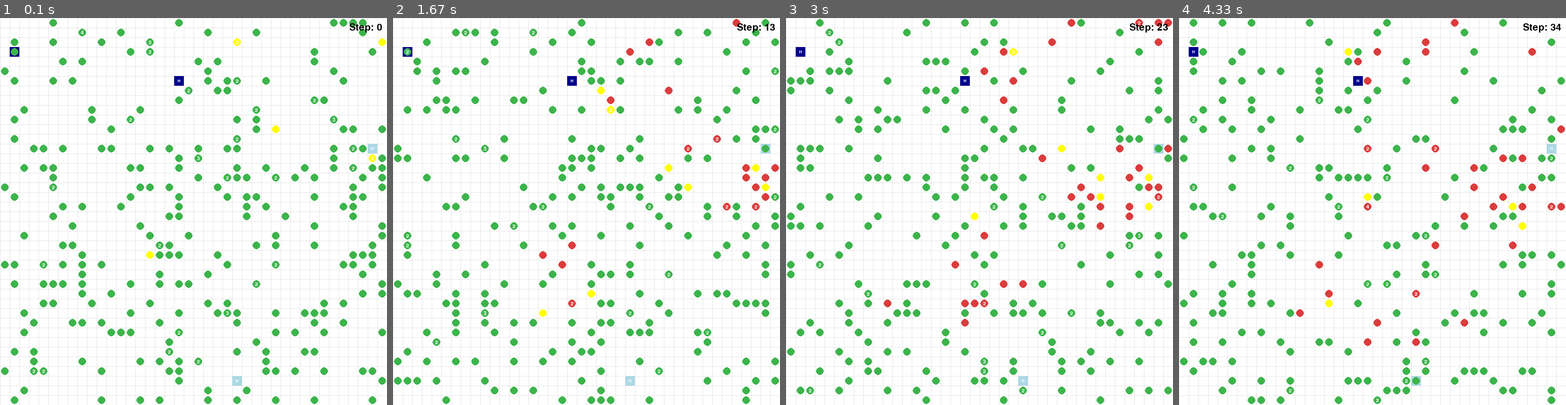
Above: before the commit, frames 1-4 (left to right).
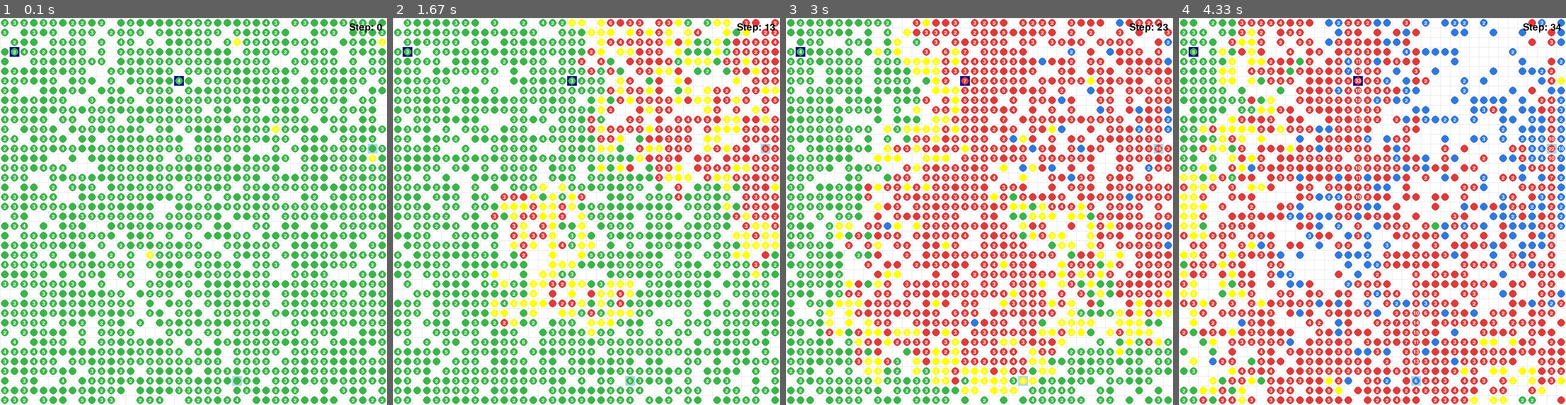
Above: after the commit, the same moments.

Repository: shaan101patel/Pandemic-Flu-Spread-Simulation
Game: pygame game, started from src/main.py
The game is run twice, just before and just after one commit, with the same random seed, the same clock (stepped at 60 frames per second) and the same inputs.
Inputs:
- Up to frame 1 (0.1 s): no input
- Up to frame 2 (1.67 s): no input
- Up to frame 3 (3 s): no input
- Up to frame 4 (4.33 s): no input

The runs differ from the first frame. In frame 1, 32% of the frame differs, in the area x 0-100%, y 0-100%; in frame 2, 35%; in frame 3, 36%; in frame 4, 34%.

Commit message:
Immunity tracking, hospital treatment, and vaccination flow;

Diff:
--- a/src/main.py
+++ b/src/main.py
@@ -29,7 +29,7 @@
     # Init
     StateSpace = 40
     NumOfHospitals = 4
-    NumAgents = 300
+    NumAgents = 3000
     SickPeople = 5
 
     # Create grid and hospitals
@@ -82,7 +82,14 @@
 
         # Print stats
         immune_count = sum(1 for a in agents if a.health == "immune")
+        vaccine_immune = sum(1 for a in agents if a.immunity_reason == "vaccine")
+        natural_immune = sum(1 for a in agents if a.immunity_reason == "natural")
+        treatment_immune = sum(1 for a in agents if a.immunity_reason == "treatment")
+
         print(f"Total Immune Agents: {immune_count}")
+        print(f"  - Via Vaccine: {vaccine_immune}")
+        print(f"  - Via Natural Recovery: {natural_immune}")
+        print(f"  - Via Hospital Treatment: {treatment_immune}")
 
     pass
 
--- a/src/models/agent.py
+++ b/src/models/agent.py
@@ -13,10 +13,11 @@
         self.days_infected = 0
         self.vaccine_doses = 0
         self.received_vaccine_types = set()
+        self.immunity_reason = None # "vaccine", "natural", "treatment"
 
 
     def get_info(self) -> str:
-        return f"Agent ID: {self.id}, Name: {self.name}, Age: {self.age}, Location: {self.location}, Health: {self.health}, Doses: {self.vaccine_doses}, Vaccine Types: {list(self.received_vaccine_types)}"
+        return f"Agent ID: {self.id}, Name: {self.name}, Age: {self.age}, Location: {self.location}, Health: {self.health}, Doses: {self.vaccine_doses}, Vaccine Types: {list(self.received_vaccine_types)}, Immunity Reason: {self.immunity_reason}"
 
     def move(self, new_location: tuple):
         self.location = new_location
--- a/src/models/hospital.py
+++ b/src/models/hospital.py
@@ -20,6 +20,17 @@
         else:
             return False
 
+    def treat_patient(self) -> bool:
+        """
+        Attempts to treat a sick patient.
+        Returns True if treatment is successful (50% chance), False otherwise.
+        """
+        if self.active:
+            # 50% chance of success
+            import numpy as np
+            return np.random.rand() < 0.5
+        return False
+
     def has_vaccines(self) -> bool:
         return self.active and self.vaccine_capacity > 0
 
--- a/src/simulation/engine.py
+++ b/src/simulation/engine.py
@@ -149,12 +149,21 @@
                 ag.updateHealth("infectious")
         elif ag.health == "infectious":
             ag.days_infected += 1
+
+            # Natural Recovery (Under 30)
+            if ag.age < 30 and ag.days_infected > 14:
+                if np.random.rand() < 0.5:
+                    ag.updateHealth("immune")
+                    ag.immunity_reason = "natural"
+                    print(f"Agent {ag.id} (Age {ag.age}) naturally recovered.")
+                    continue # Skip death check if recovered
+
             # If a agent has been infectious and is not immune and has not recived a vaccine within 2 day
             # infectious starts after day 5. So > 7 means they have been infectious for more than 2 days.
             if ag.days_infected > 15:
                 # Mean: -0.0189952, SD: 100.84830196 (Corrected SD from 0.84... to 100.84...)
                 risk_score = abs(np.random.normal(-0.0189952, 0.084830196))
-                print(f"Agent {ag.id} risk score: {risk_score}")
+                # print(f"Agent {ag.id} risk score: {risk_score}")
 
                 # If the risk score is higher than a random number between 0 and 1, the agent dies.
                 # (Negative scores will never kill, scores > 1 will always kill)
@@ -162,13 +171,6 @@
                     ag.updateHealth("dead")
                     print(f"Agent {ag.id} has died after being infectious for {ag.days_infected} days.")
 
-
-
-
-
-
-
-
 # Main simulation step:
 
 def step(agents, hospitals, grid, StateSpace):
@@ -181,9 +183,14 @@
         if ag.health == "dead":
             continue
 
-        # Probabilistic Vaccine Seeking
+        # Movement Logic
+        # 1. Hospital Treatment Seeking (Over 30, Sick, > 14 days)
+        if active_hospitals and ag.age >= 30 and ag.health in ["infected", "infectious"] and ag.days_infected > 14:
+             findHosp(active_hospitals, ag, StateSpace)
+        # 2. Probabilistic Vaccine Seeking (Healthy/Others, small chance)
         # Every agent (regardless of health) has a small random chance each step to seek vaccine
-        if active_hospitals and np.random.rand() < 0.05:
+        # But we prioritize treatment seeking for those who need it above.
+        elif active_hospitals and np.random.rand() < 0.05:
             findHosp(active_hospitals, ag, StateSpace)
         else:
             randomWalk(ag, StateSpace)
@@ -202,13 +209,23 @@
 
         if hosp.active:
             for ag in patients_here:
+                # Treatment for Sick Agents (Over 30, > 14 days)
+                if ag.health in ["infected", "infectious"] and ag.age >= 30 and ag.days_infected > 14:
+                    if hosp.treat_patient():
+                        ag.updateHealth("immune")
+                        ag.immunity_reason = "treatment"
+                        print(f"Agent {ag.id} (Age {ag.age}) treated and recovered at hospital.")
+
+                # Vaccination for Healthy Agents
                 # Agent only takes vaccine if they haven't received this type yet and aren't fully immune
-                if ag.vaccine_doses < 2 and hosp.vaccine_type not in ag.received_vaccine_types:
+                # And they are healthy (Vaccines are for prevention)
+                elif ag.health == "healthy" and ag.vaccine_doses < 2 and hosp.vaccine_type not in ag.received_vaccine_types:
                     if hosp.administer_vaccine(1):
                         ag.received_vaccine_types.add(hosp.vaccine_type)
                         ag.vaccine_doses = len(ag.received_vaccine_types)
                         if ag.vaccine_doses >= 2:
                             ag.updateHealth("immune")
+                            ag.immunity_reason = "vaccine"
 
     # Rebuild the grid state each step
     grid.clear()
